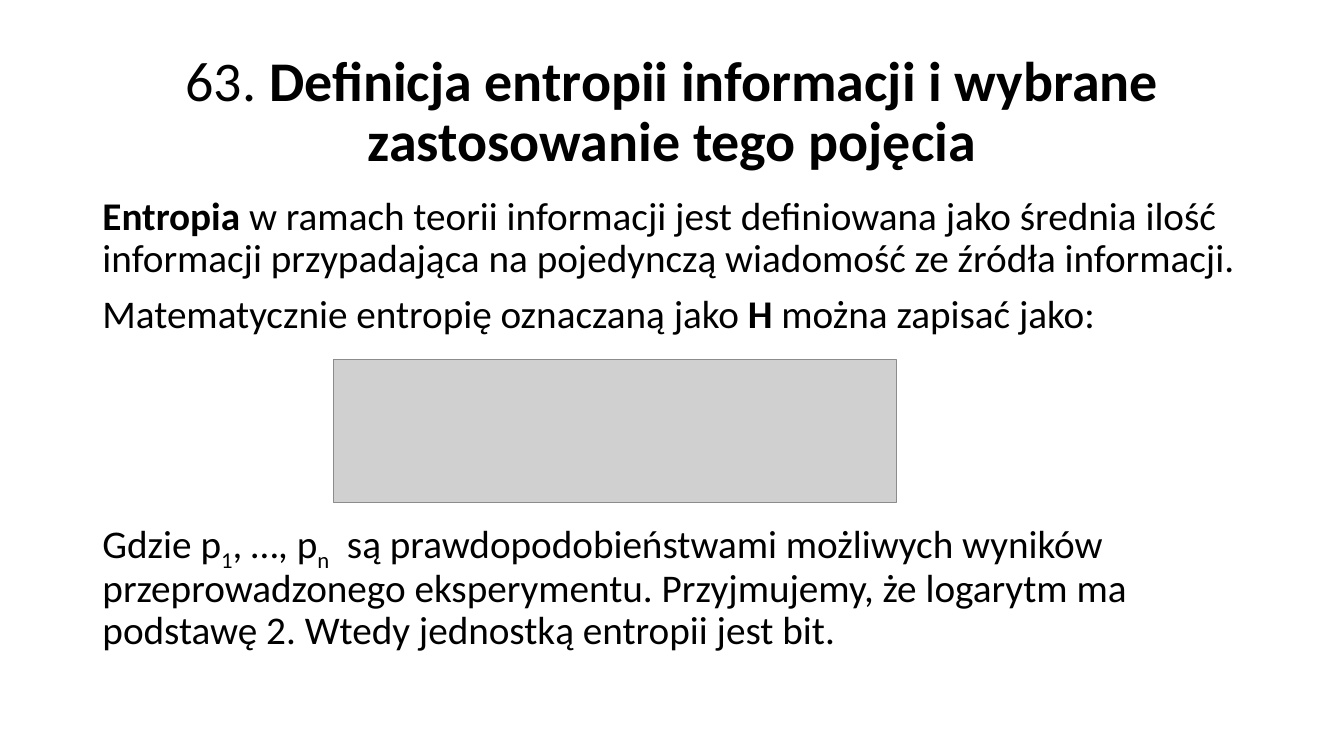
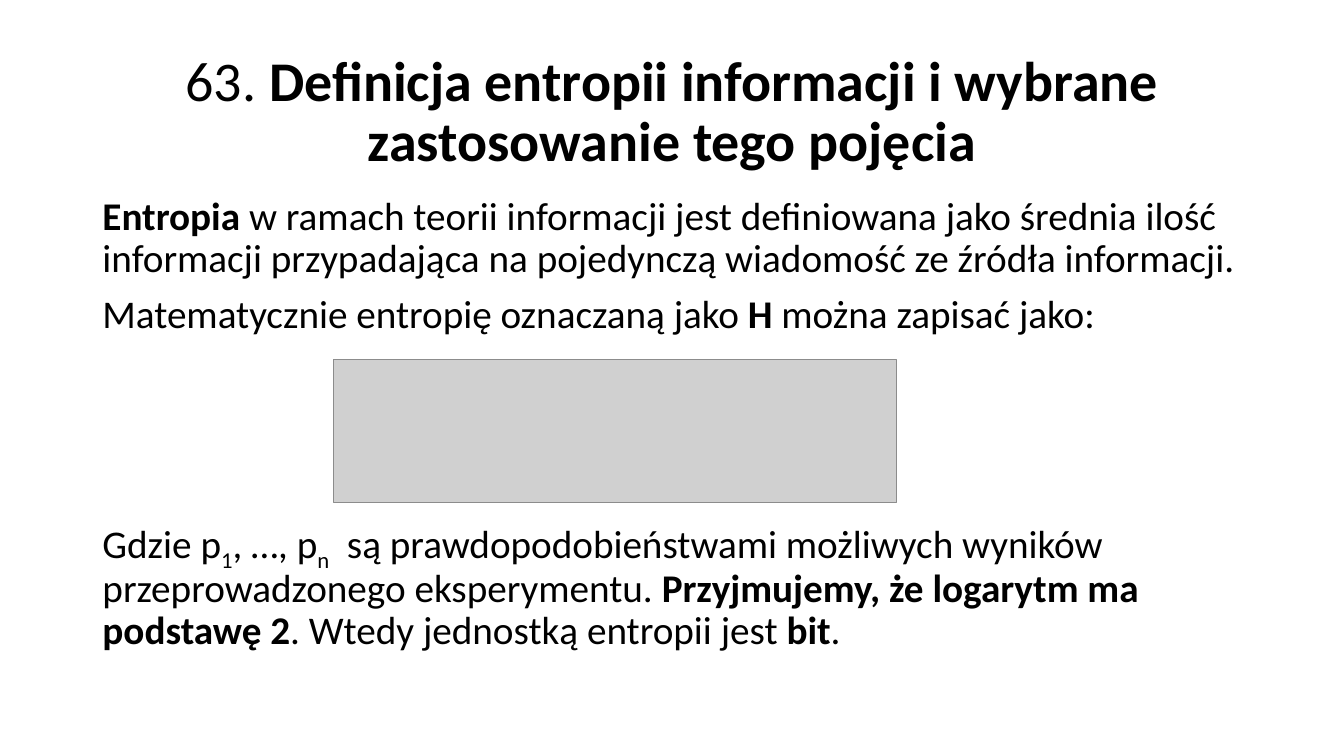
Before and after one commit to JPisarski/Testujecos, a slide deck: slide 7 of Pytania 61-64.pptx. Drawn at 1344x756 pixels with LibreOffice and Linux fonts; fonts in the diff are those of the drawing; grey boxes stand for pictures. Boxes give left, top, right and bottom in pixels: in the first picture for what was removed or moved away, otherwise in the second. Text is boxed around its words. In the diff, an @@ line names an element or a change of style, - is before the commit and + after.

```diff
--- a/Pytania 61-64.pptx
+++ b/Pytania 61-64.pptx
@@ text at [102,530,1138,651]: bold on in "Przyjmujemy, że logarytm ma podstawę 2. bit." @@
```
Also in this commit, not shown: 1 other slide changed.
